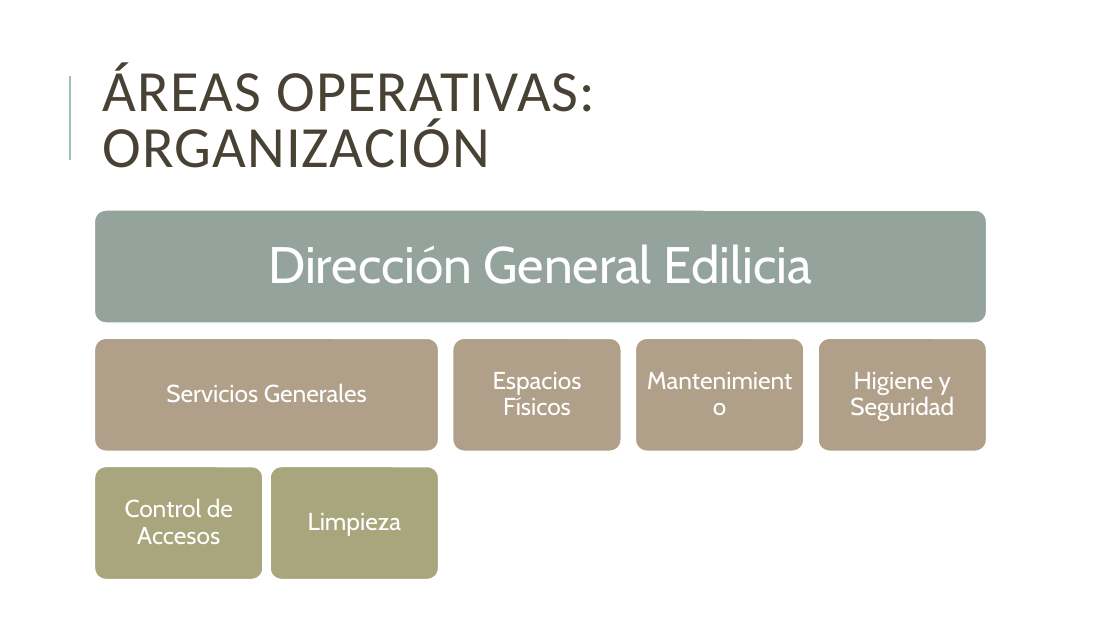
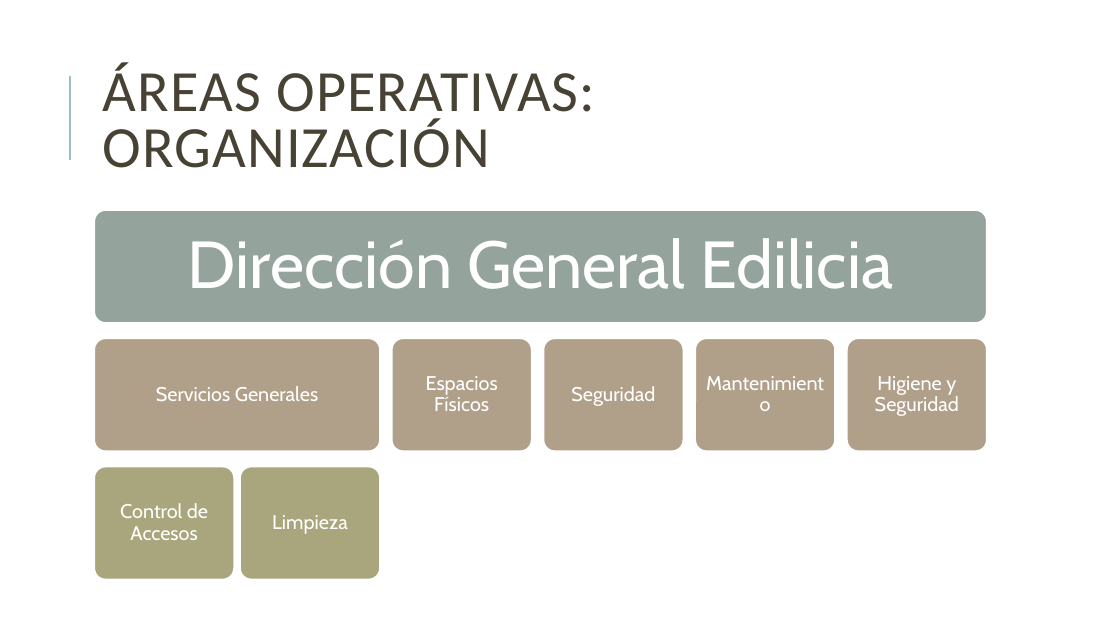
Before and after one commit to jsrxar/dge, a slide deck: slide 4 of 1-general/1-presentaciones/direccion-general-edilicia-presentacion-v1.pptx. Drawn at 1120x630 pixels with LibreOffice and Linux fonts; fonts in the diff are those of the drawing. Boxes give left, top, right and bottom in pixels: in the first picture for what was removed or moved away, otherwise in the second. Text is boxed around its words. In the diff, an @@ line names an element or a change of style, - is before the commit and + after.

Commit message:
Agregado de Seguridad

```diff
--- a/1-general/1-presentaciones/direccion-general-edilicia-presentacion-v1.pptx
+++ b/1-general/1-presentaciones/direccion-general-edilicia-presentacion-v1.pptx
@@ text "Dirección General Edilicia" at (x1=188, y1=238, x2=893, y2=289): size 44 to 57 pt; more space between paragraphs @@
@@ rounded rectangle resized from (x1=94, y1=339, x2=439, y2=451) to (x1=94, y1=339, x2=380, y2=451) @@
@@ outline #FFFFFF 1.25 pt to #FFFFFF 1.5 pt in 7 elements at (x1=94, y1=210, x2=987, y2=323), (x1=847, y1=339, x2=987, y2=451), (x1=94, y1=466, x2=234, y2=579), (x1=94, y1=339, x2=380, y2=451), (x1=240, y1=466, x2=381, y2=579), (x1=696, y1=339, x2=836, y2=451), (x1=392, y1=339, x2=532, y2=451) @@
@@ rounded rectangle resized from (x1=453, y1=339, x2=622, y2=451) to (x1=392, y1=339, x2=532, y2=451) @@
@@ size 21 to 17 pt; less space between paragraphs in 6 elements at (x1=120, y1=503, x2=208, y2=540), (x1=875, y1=376, x2=959, y2=416), (x1=156, y1=386, x2=318, y2=401), (x1=272, y1=515, x2=348, y2=534), (x1=699, y1=342, x2=833, y2=449), (x1=426, y1=376, x2=498, y2=411) @@
@@ text "Espacios Físicos" moved from (x1=493, y1=372, x2=582, y2=415) to (x1=426, y1=376, x2=498, y2=411) @@
@@ rounded rectangle added at (x1=544, y1=339, x2=684, y2=451), fill #B1A089, outline #FFFFFF 1.5 pt @@
@@ rounded rectangle resized from (x1=635, y1=339, x2=804, y2=451) to (x1=696, y1=339, x2=836, y2=451) @@
@@ text "Mantenimiento" moved from (x1=639, y1=342, x2=801, y2=449) to (x1=699, y1=342, x2=833, y2=449) @@
@@ rounded rectangle resized from (x1=818, y1=339, x2=987, y2=451) to (x1=847, y1=339, x2=987, y2=451) @@
@@ text "Higiene y Seguridad" moved from (x1=850, y1=372, x2=954, y2=421) to (x1=875, y1=376, x2=959, y2=416) @@
@@ text added at (x1=571, y1=386, x2=655, y2=406), 17 pt, text #FFFFFF @@
+Seguridad
@@ rounded rectangle resized from (x1=94, y1=466, x2=263, y2=579) to (x1=94, y1=466, x2=234, y2=579) @@
@@ rounded rectangle resized from (x1=271, y1=466, x2=439, y2=579) to (x1=240, y1=466, x2=381, y2=579) @@
@@ text "Limpieza" moved from (x1=308, y1=513, x2=402, y2=536) to (x1=272, y1=515, x2=348, y2=534) @@
```
